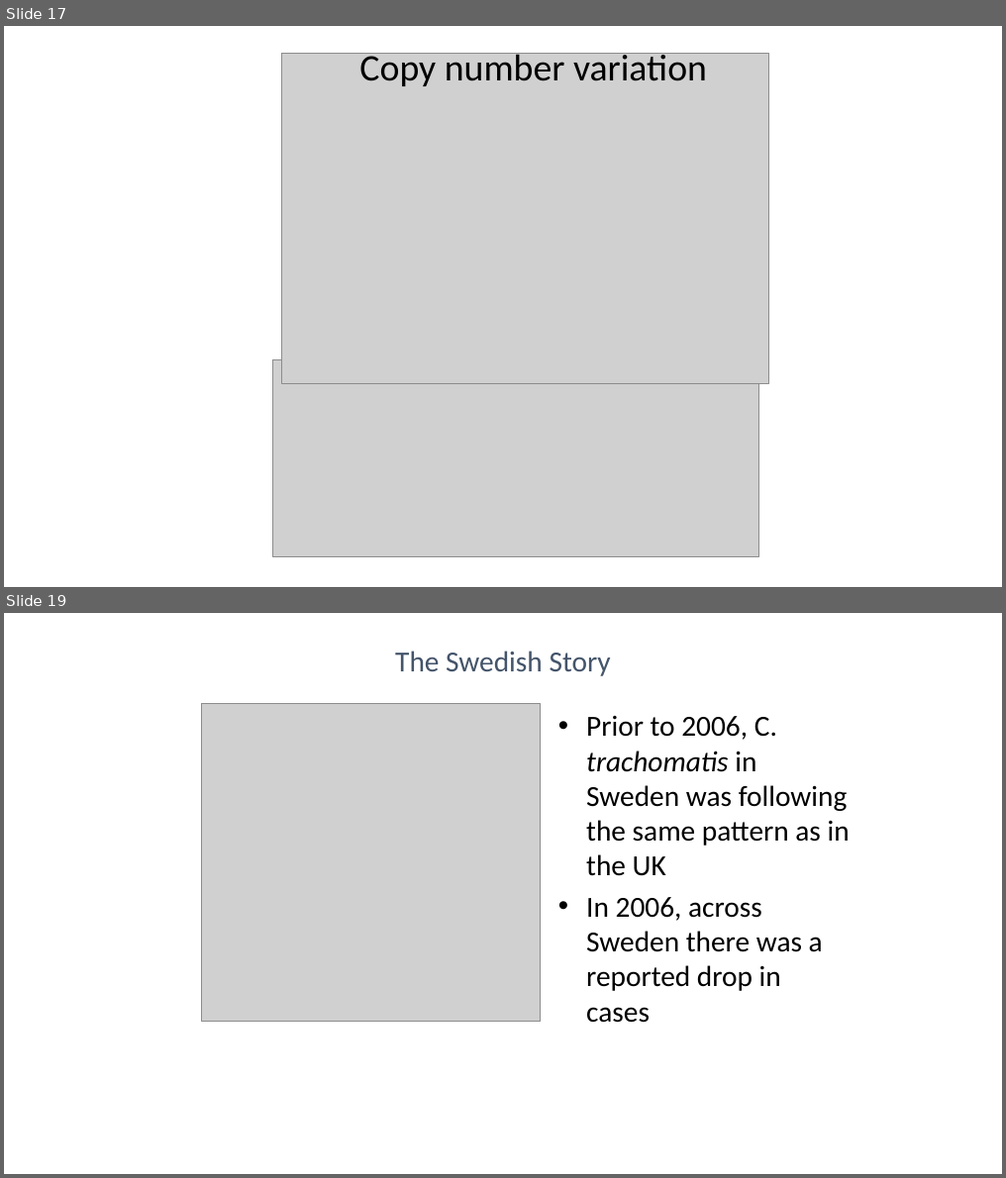
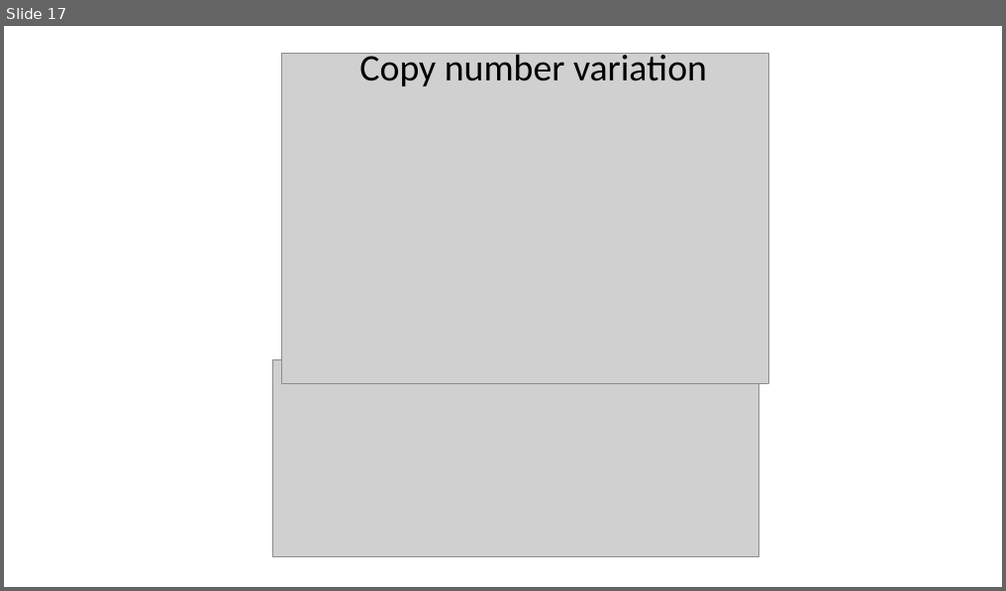
Before and after one commit to stephenrdoyle/LSHTM_ParasiteGenomics, a slide deck: Presentations_2022/LSHTM2022_Talk_Introduction.pptx. Shown one above the other, each under a label of ours: slides 17 and 19 before the commit, slide 17 after it; the slides between them are not shown. The pictures are 1006x1178 and 1006x591 pixels, drawn with LibreOffice and Linux fonts; fonts in the diff are those of the drawing; grey boxes stand for pictures. Boxes give left, top, right and bottom in pixels: in the first picture for what was removed or moved away, otherwise in the second. Text is boxed around its words. In the diff, an @@ line names an element or a change of style, - is before the commit and + after.

```diff
--- a/Presentations_2022/LSHTM2022_Talk_Introduction.pptx
+++ b/Presentations_2022/LSHTM2022_Talk_Introduction.pptx
@@ slide 19 removed at <box>4,613,1002,1174</box>, background #FFFFFF @@
@@ text removed at <box>395,651,611,676</box> @@
-The Swedish Story
@@ picture removed at <box>202,703,541,1022</box> @@
@@ text removed at <box>586,716,849,1023</box> @@
-• Prior to 2006, C. trachomatis in Sweden was following the same pattern as in the UK
-• In 2006, across Sweden there was a reported drop in cases
```
Also in this commit, not shown: 1 slide changed, 2 other slides removed, 3 other files.
